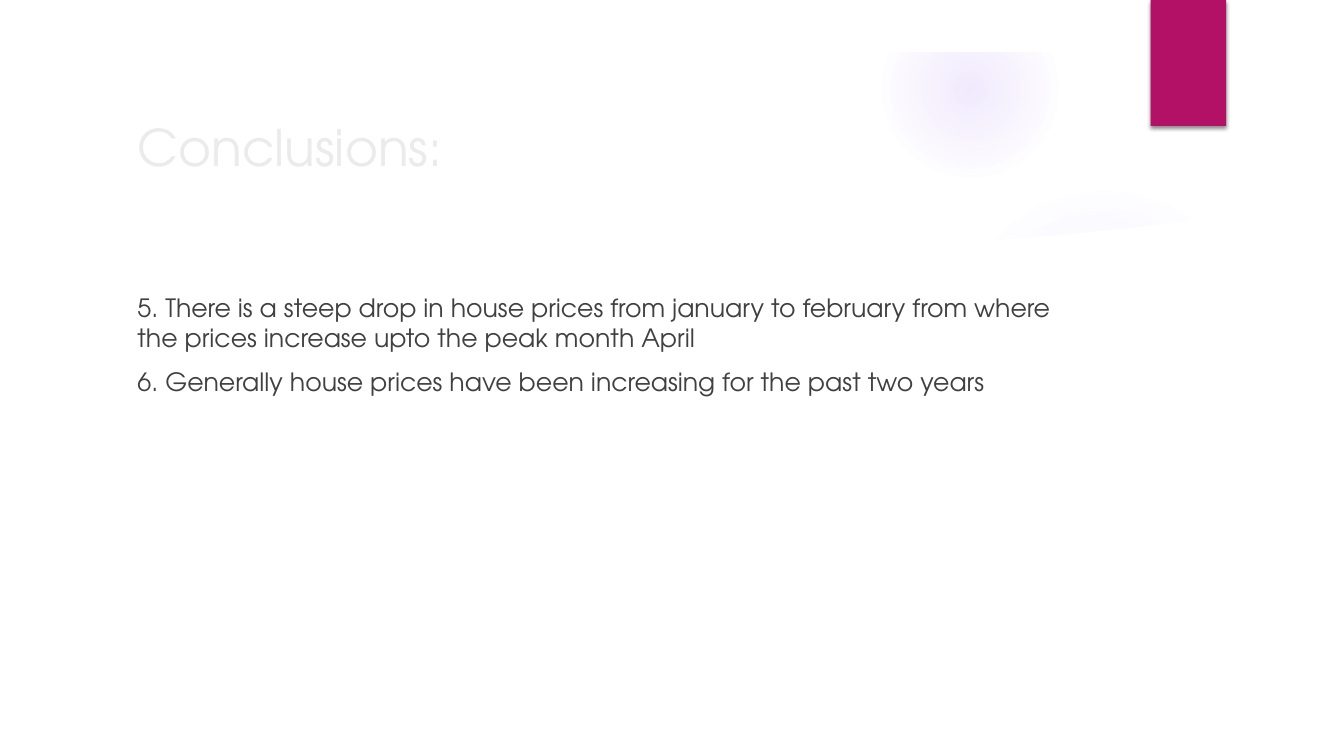
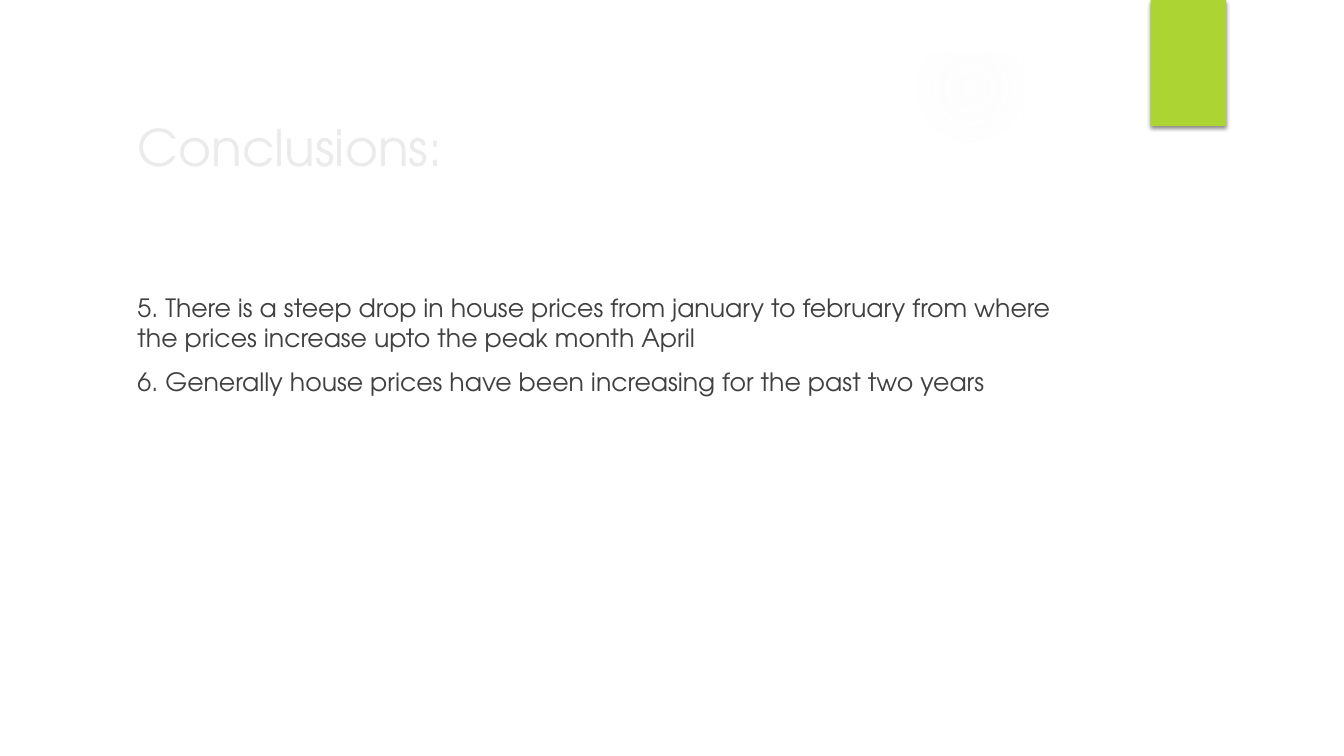
Before and after one commit to oscar066/Modelling_House_Sales, a slide deck: slide 14 of HouseAnalysis_presentation.pptx. Drawn at 1344x756 pixels with LibreOffice and Linux fonts; fonts in the diff are those of the drawing; background and template pictures are left out. Boxes give left, top, right and bottom in pixels: in the first picture for what was removed or moved away, otherwise in the second. Text is boxed around its words. In the diff, an @@ line names an element or a change of style, - is before the commit and + after.

```diff
--- a/HouseAnalysis_presentation.pptx
+++ b/HouseAnalysis_presentation.pptx
@@ ellipse at [882, 0, 1059, 176]: fill gradient #9B6BF2 to gradient #F7F7F7 @@
@@ rectangle at [1150, 0, 1226, 126]: fill #B31166 to #ACD433 @@
```
Also in this commit, not shown: 14 other slides changed, 1 other file.
